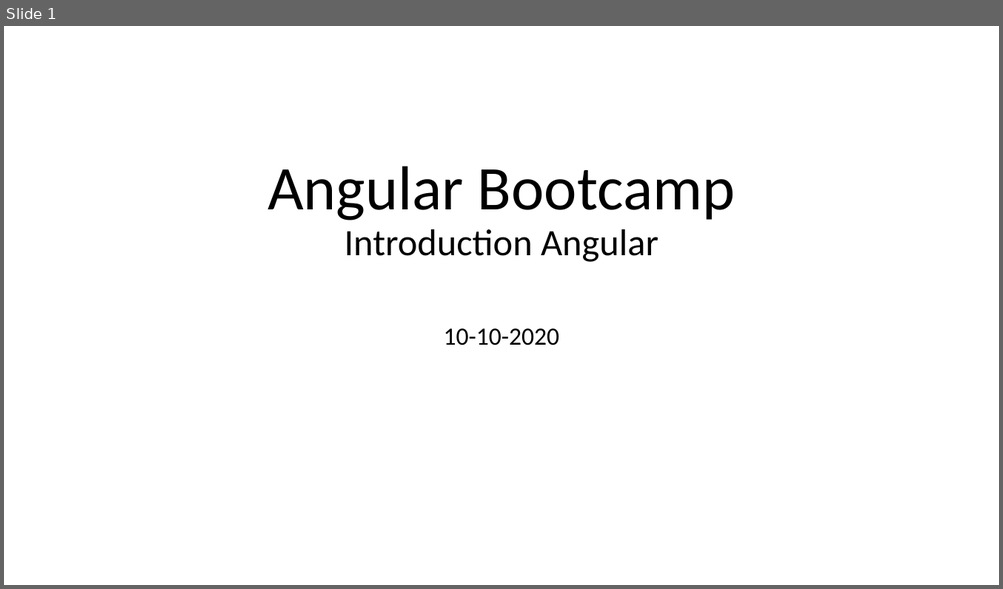
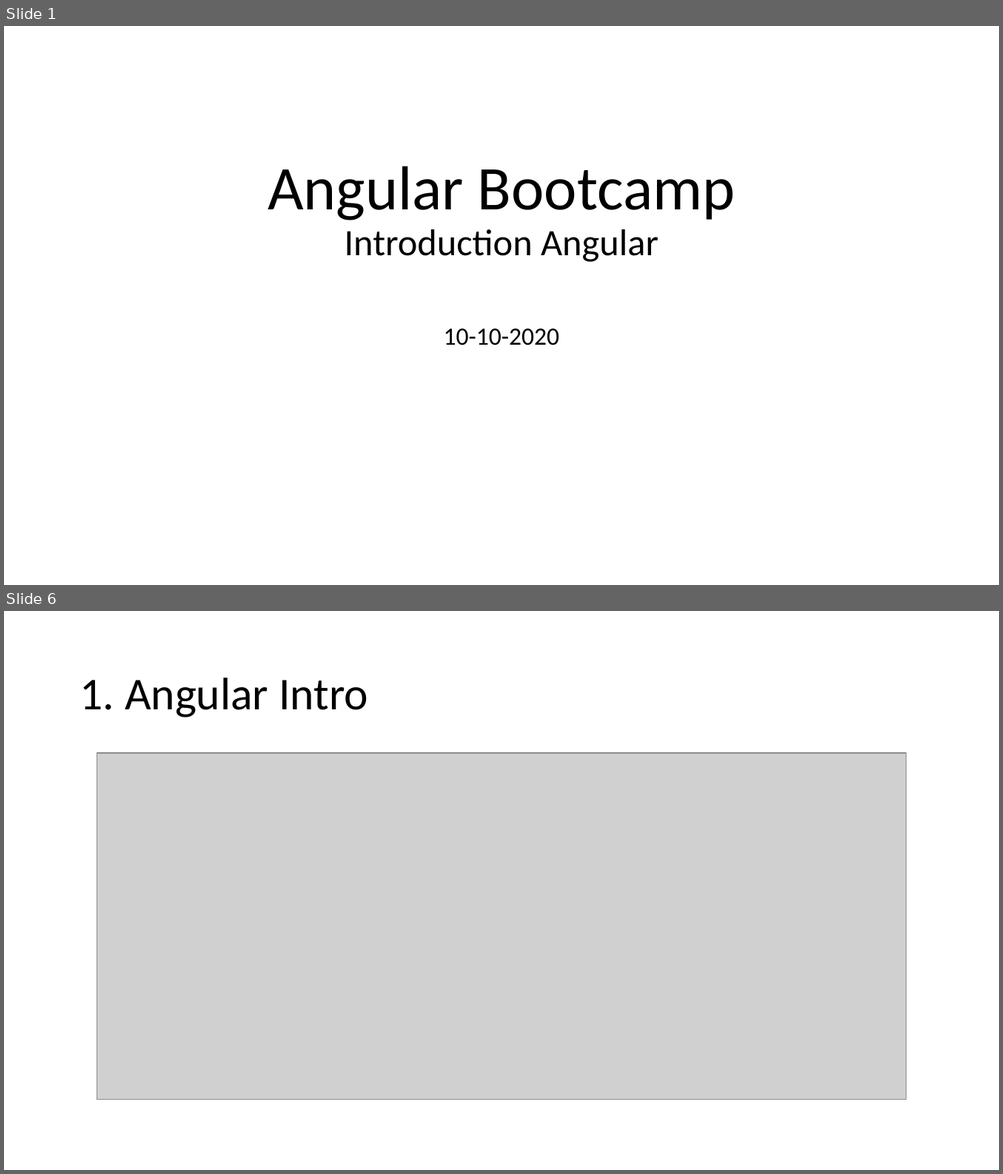
Before and after one commit to mrman888/angular-bootcamp-movie-app, a slide deck: _shared/01 Angular Bootcamp_intro_angular.pptx. Shown one above the other, each under a label of ours: slide 1 before the commit, slides 1 and 6 after it; the slides between them are not shown. The pictures are 1003x589 and 1003x1174 pixels, drawn with LibreOffice and Linux fonts; fonts in the diff are those of the drawing; grey boxes stand for pictures. Boxes give left, top, right and bottom in pixels: in the first picture for what was removed or moved away, otherwise in the second. Text is boxed around its words. In the diff, an @@ line names an element or a change of style, - is before the commit and + after.

```diff
--- a/_shared/01 Angular Bootcamp_intro_angular.pptx
+++ b/_shared/01 Angular Bootcamp_intro_angular.pptx
@@ slide 6 added at (4,611,999,1170), background #FFFFFF @@
@@ title added at (79,678,368,718), 44 pt, text #000000 @@
+1. Angular Intro
@@ picture added at (96,754,906,1100) @@
```
Also in this commit, not shown: 1 slide changed, 26 other slides added, 1 slide removed, 8 other files.
